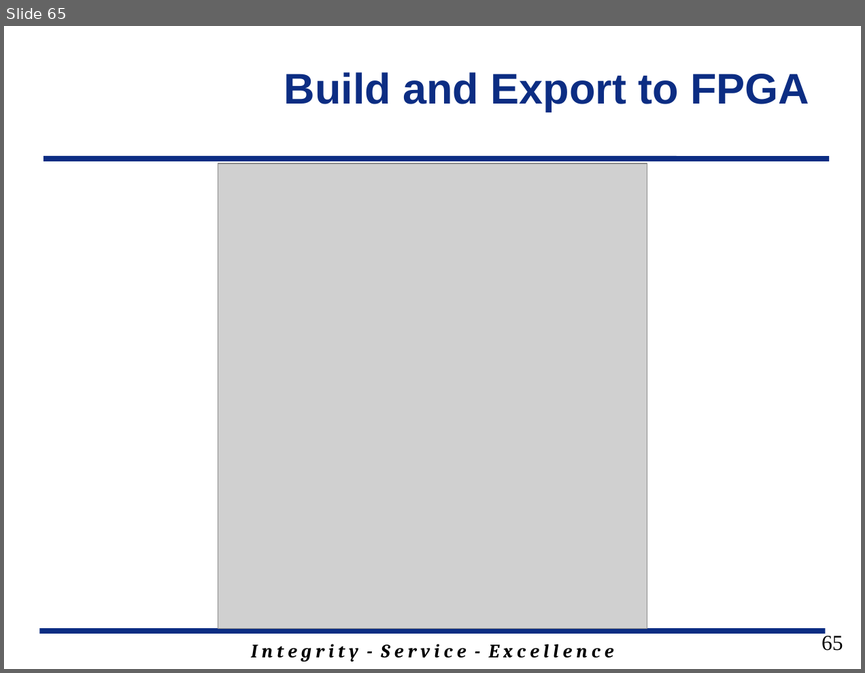
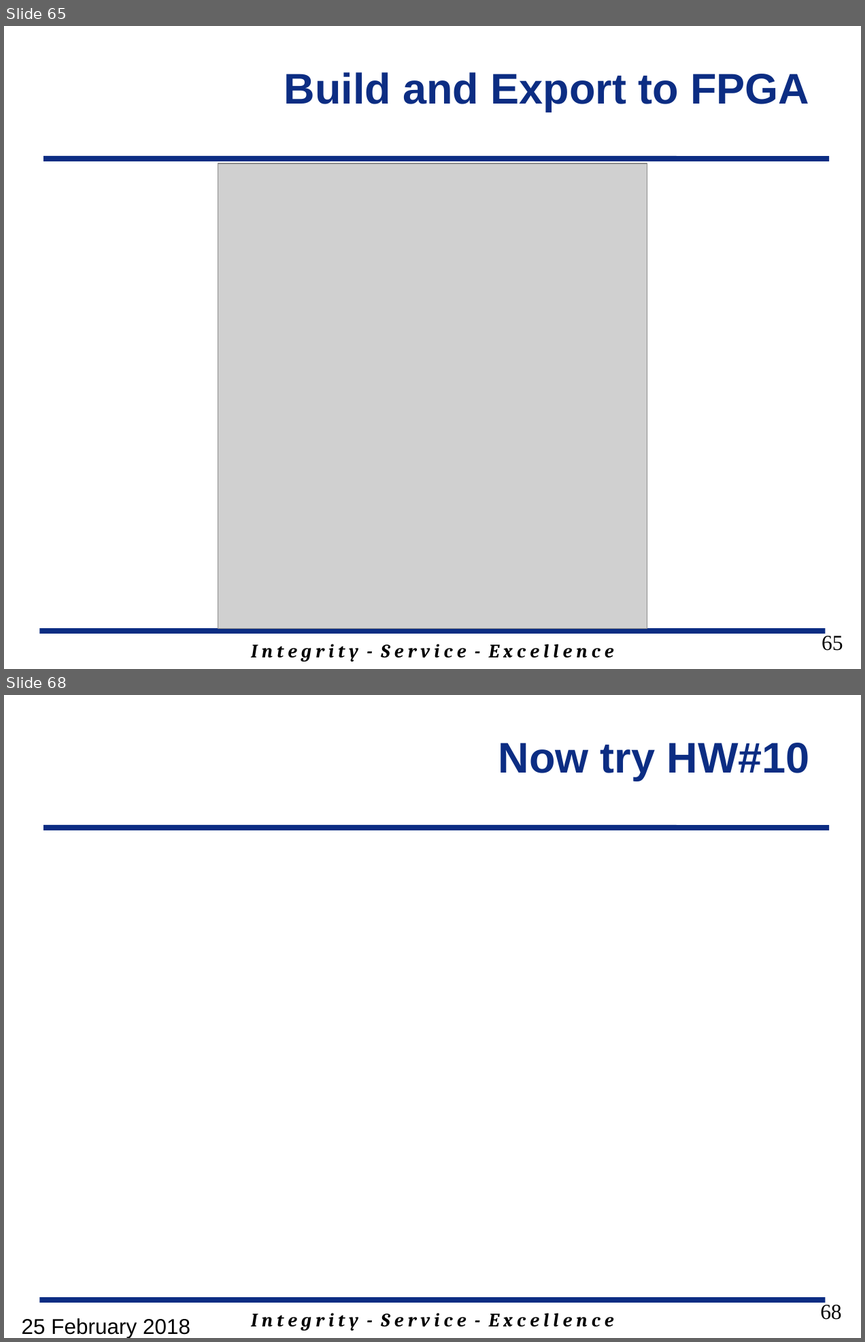
Before and after one commit to GeorgeYork/ECE383_web, a slide deck: lecture/slides/ECE_383_Lec18_2018.pptx. Shown one above the other, each under a label of ours: slide 65 before the commit, slides 65 and 68 after it; the slides between them are not shown. The pictures are 865x673 and 865x1342 pixels, drawn with LibreOffice and Linux fonts; fonts in the diff are those of the drawing; grey boxes stand for pictures; background and template pictures are left out. Boxes give left, top, right and bottom in pixels: in the first picture for what was removed or moved away, otherwise in the second. Text is boxed around its words. In the diff, an @@ line names an element or a change of style, - is before the commit and + after.

```diff
--- a/lecture/slides/ECE_383_Lec18_2018.pptx
+++ b/lecture/slides/ECE_383_Lec18_2018.pptx
@@ slide 68 added at [4,695,861,1338], background #FFFFFF; not listed: 3 template elements that a slide beside it also shows @@
@@ title added at [498,743,810,780], 36 pt, text #0C2D83, bold @@
+Now try HW#10
@@ page number added at [820,1302,841,1319], 18 pt, text #000000 @@
+68
@@ text added at [22,1318,190,1338], 18 pt, text #000000 @@
+25 February 2018
```
Also in this commit, not shown: 6 slides changed, 1 other slide added, 1 slide removed.
